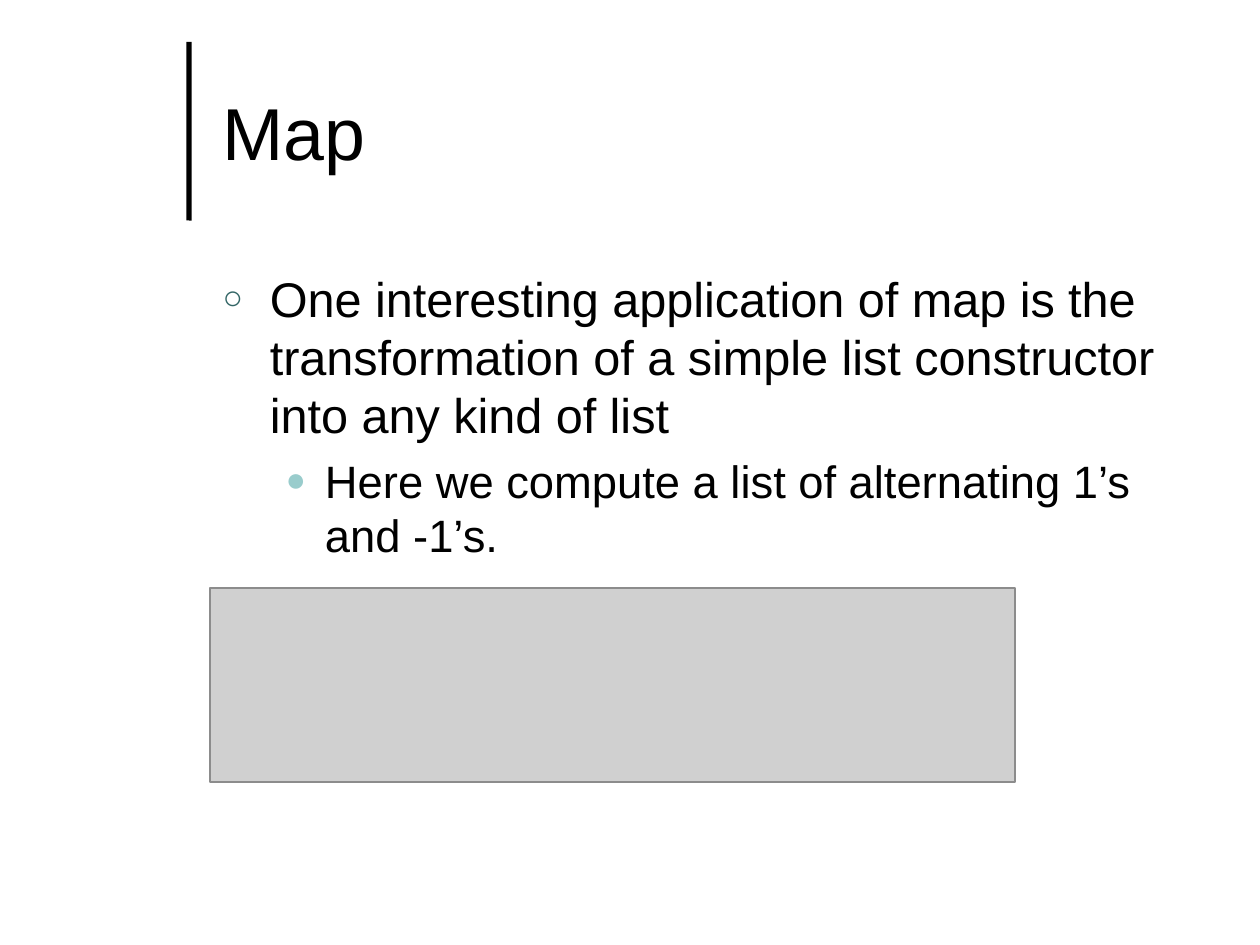
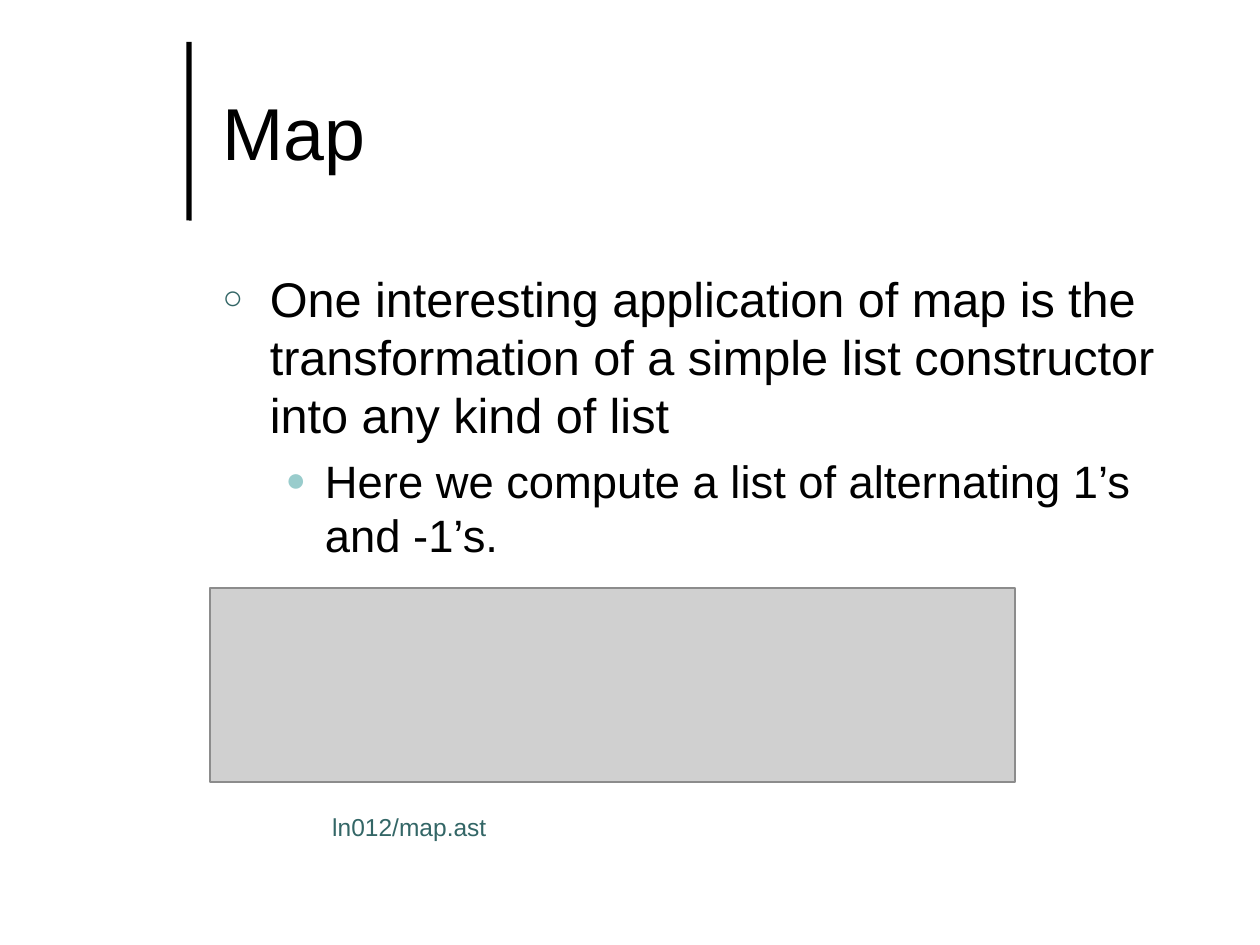
Before and after one commit to lutzhamel/CSC493, a slide deck: slide 9 of notes/csc493-ln012.pptx. Drawn at 1260x945 pixels with LibreOffice and Linux fonts; fonts in the diff are those of the drawing; grey boxes stand for pictures; background and template pictures are left out. Boxes give left, top, right and bottom in pixels: in the first picture for what was removed or moved away, otherwise in the second. Text is boxed around its words. In the diff, an @@ line names an element or a change of style, - is before the commit and + after.

```diff
--- a/notes/csc493-ln012.pptx
+++ b/notes/csc493-ln012.pptx
@@ text added at bbox=[332, 818, 486, 841], 14 pt, text #336666 @@
+ln012/map.ast
```
Also in this commit, not shown: 5 other slides changed, 16 other files.
